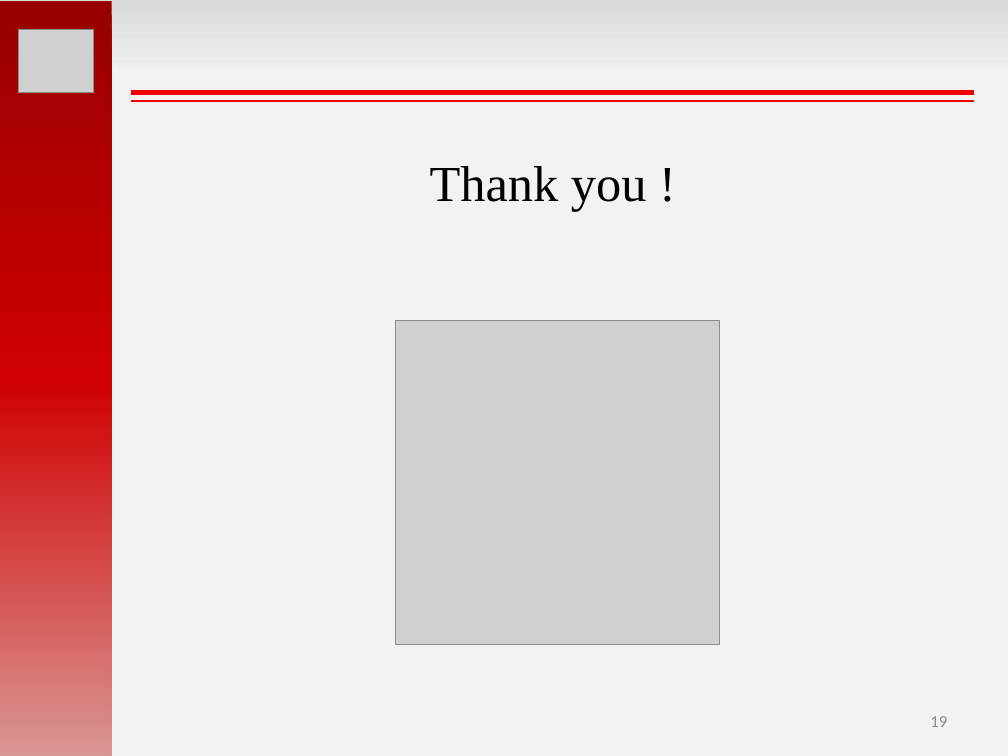
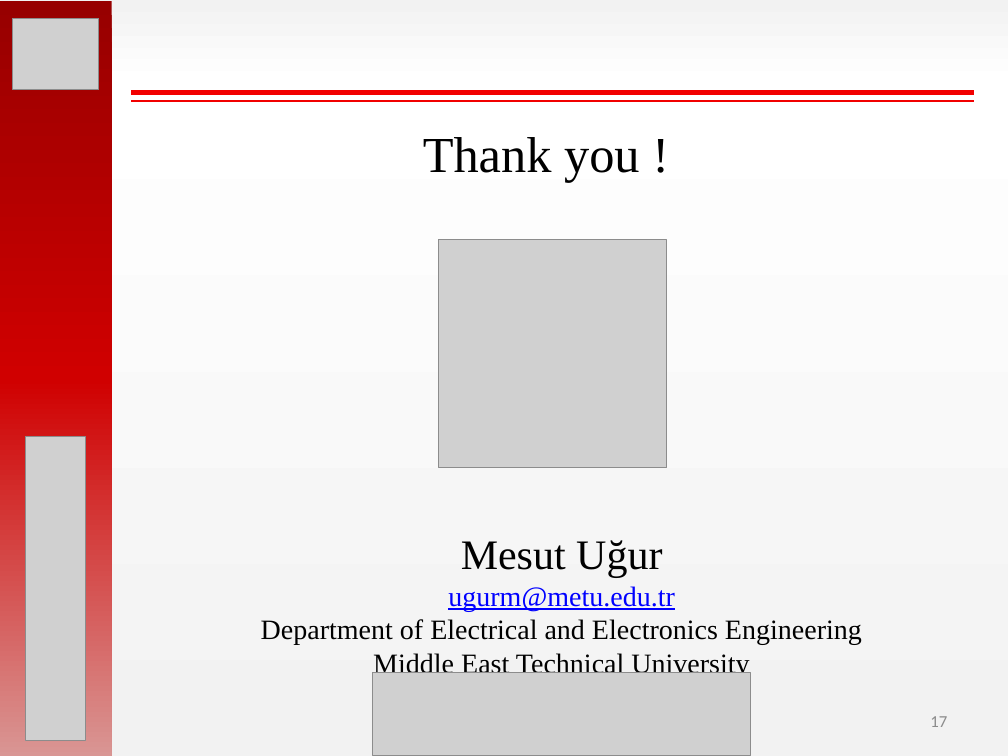
Before and after one commit to hakanpolat/IMMD, a slide deck: slide 17 of ISIE 2017/sunum/ISIE2017_OralPres_Mesut_Uğur.pptx (slide 19 before the commit). Drawn at 1008x756 pixels with LibreOffice and Linux fonts; fonts in the diff are those of the drawing; grey boxes stand for pictures. Boxes give left, top, right and bottom in pixels: in the first picture for what was removed or moved away, otherwise in the second. Text is boxed around its words. In the diff, an @@ line names an element or a change of style, - is before the commit and + after.

```diff
--- a/ISIE 2017/sunum/ISIE2017_OralPres_Mesut_Uğur.pptx
+++ b/ISIE 2017/sunum/ISIE2017_OralPres_Mesut_Uğur.pptx
@@ background gradient #D9D9D9 to #F2F2F2 to gradient #F2F2F2 to #FFFFFF @@
@@ picture: place and size @@
-picture at <box>18,29,94,92</box>
+picture at <box>13,18,99,90</box>
@@ text "Thank you !": place and size @@
-text "Thank you !" at <box>430,166,647,211</box>
+text "Thank you !" at <box>423,137,640,183</box>
@@ picture: place and size @@
-picture at <box>395,321,720,645</box>
+picture at <box>438,240,666,468</box>
@@ picture added at <box>25,436,86,741</box> @@
@@ text added at <box>261,540,862,673</box>, 20 pt, text #000000 @@
+Mesut Uğur
+ugurm@metu.edu.tr
+Department of Electrical and Electronics Engineering
+Middle East Technical University
@@ picture added at <box>373,672,751,756</box> @@
@@ page number at <box>930,716,947,727</box>: text changed @@
-19
+17
```
Also in this commit, not shown: 14 other slides changed, 2 slides added, 5 slides removed.
